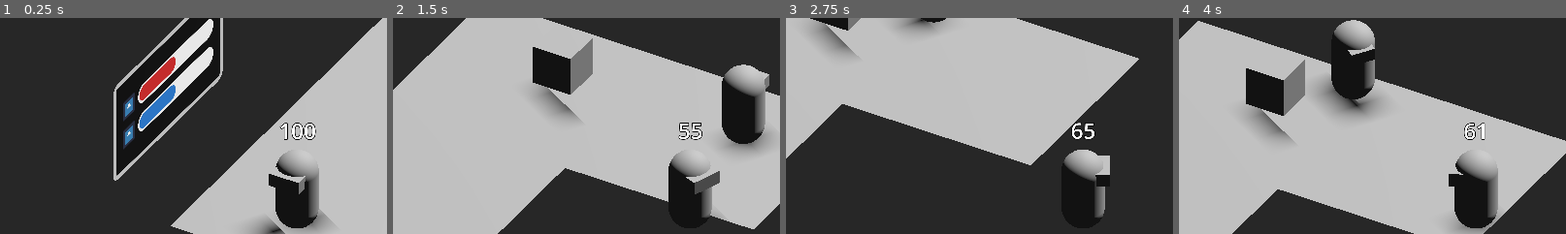
Above: before the commit, frames 1-4 (left to right).
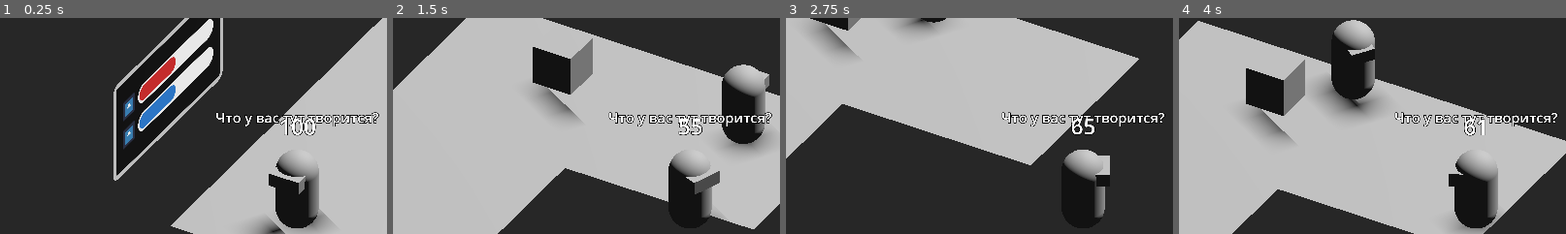
Above: after the commit, the same moments.

Repository: Scrawach/ld57
Game: Godot game, scene res://game.tscn
Same seed, same stepped clock (60 frames per second), same inputs: the game is played once before the commit and once after it. The engine's default icon, where the game draws it, is replaced by a stand-in: a white triangle on a blue panel in a dark square.
Inputs:
- Up to frame 1 (0.25 s): no input
- Up to frame 2 (1.5 s): tap Enter at 0.5 s; hold D (move_right) 0.53-1.28 s; hold Shift (dash) 0.53-1.28 s; hold S (move_back) from 1.28 s (still down); tap E (interact) at 1.35 s
- Up to frame 3 (2.75 s): release S (move_back) at 2.03 s; hold D (move_right) from 2.03 s (still down); tap 1 at 2.1 s
- Up to frame 4 (4 s): release D (move_right) at 2.78 s; hold W (move_forward) 2.78-3.53 s; tap Shift (dash) at 2.85 s; hold A (move_left) from 3.53 s (still down); tap E (interact) at 3.6 s
The pictures show only the part of the screen within x 2-52%, y 34-84%; the shares and areas given below are measured in that part.

The runs differ from the first frame. In frame 1, 1.6% of the frame differs, in the area x 55-98%, y 43-57%; in frame 2, 1.5%; in frame 3, 1.5%; in frame 4, 1.4%.

Commit message:
feature: implement world phrase node for player, for talking

Diff:
--- /dev/null
+++ b/src/environment/world_phrase.gd
@@ -0,0 +1,15 @@
+class_name WorldPhrase
+extends Node3D
+
+@onready var phrase_label: Label3D = $"Phrase Label"
+@onready var timer: Timer = $"Phrase Label/Timer"
+
+func _ready() -> void:
+	timer.timeout.connect(_on_timeout)
+
+func say(text: String) -> void:
+	phrase_label.text = text
+	timer.start()
+
+func _on_timeout() -> void:
+	phrase_label.text = ""
--- /dev/null
+++ b/src/environment/world_phrase.tscn
@@ -0,0 +1,16 @@
+[gd_scene load_steps=2 format=3 uid="uid://b74gpw2vld1en"]
+
+[ext_resource type="Script" path="res://environment/world_phrase.gd" id="1_3s1qs"]
+
+[node name="World Phrase" type="Node3D"]
+transform = Transform3D(1, 0, 0, 0, 1, 0, 0, 0, 1, 0, 3, 0)
+script = ExtResource("1_3s1qs")
+
+[node name="Phrase Label" type="Label3D" parent="."]
+billboard = 1
+no_depth_test = true
+text = "Что у вас тут творится?"
+font_size = 64
+
+[node name="Timer" type="Timer" parent="Phrase Label"]
+wait_time = 2.0
--- a/src/player/player.gd
+++ b/src/player/player.gd
@@ -10,6 +10,7 @@
 
 @onready var inventory: Inventory = $Inventory
 @onready var stamina: Stamina = %Stamina
+@onready var phrase: WorldPhrase = $"World Phrase"
 
 var direction: float
 var nearest_interaction: Interaction
--- a/src/player/player.tscn
+++ b/src/player/player.tscn
@@ -1,9 +1,10 @@
-[gd_scene load_steps=9 format=3 uid="uid://dlo08xmlhe8sf"]
+[gd_scene load_steps=10 format=3 uid="uid://dlo08xmlhe8sf"]
 
 [ext_resource type="Script" path="res://player/player.gd" id="1_ydiw7"]
 [ext_resource type="Script" path="res://player/inventory/inventory.gd" id="2_e6sf5"]
 [ext_resource type="Script" path="res://player/stamina.gd" id="3_dtf2r"]
 [ext_resource type="Script" path="res://player/stamina_control.gd" id="4_2t717"]
+[ext_resource type="PackedScene" uid="uid://b74gpw2vld1en" path="res://environment/world_phrase.tscn" id="5_o2iwf"]
 
 [sub_resource type="CapsuleShape3D" id="CapsuleShape3D_mrw3v"]
 
@@ -55,13 +56,16 @@
 one_shot = true
 
 [node name="Label3D" type="Label3D" parent="." node_paths=PackedStringArray("stamina")]
-transform = Transform3D(1, 0, 0, 0, 1, 0, 0, 0, 1, 0.00903749, 2.63169, 0.00244689)
+transform = Transform3D(1, 0, 0, 0, 1, 0, 0, 0, 1, 0.00903749, 2.75313, 0.00244689)
 billboard = 1
+no_depth_test = true
 text = "100
 "
 font_size = 100
 script = ExtResource("4_2t717")
 stamina = NodePath("../Stamina")
 
+[node name="World Phrase" parent="." instance=ExtResource("5_o2iwf")]
+
 [connection signal="area_entered" from="Interact Zone" to="." method="_on_interact_zone_area_entered"]
 [connection signal="area_exited" from="Interact Zone" to="." method="_on_interact_zone_area_exited"]
